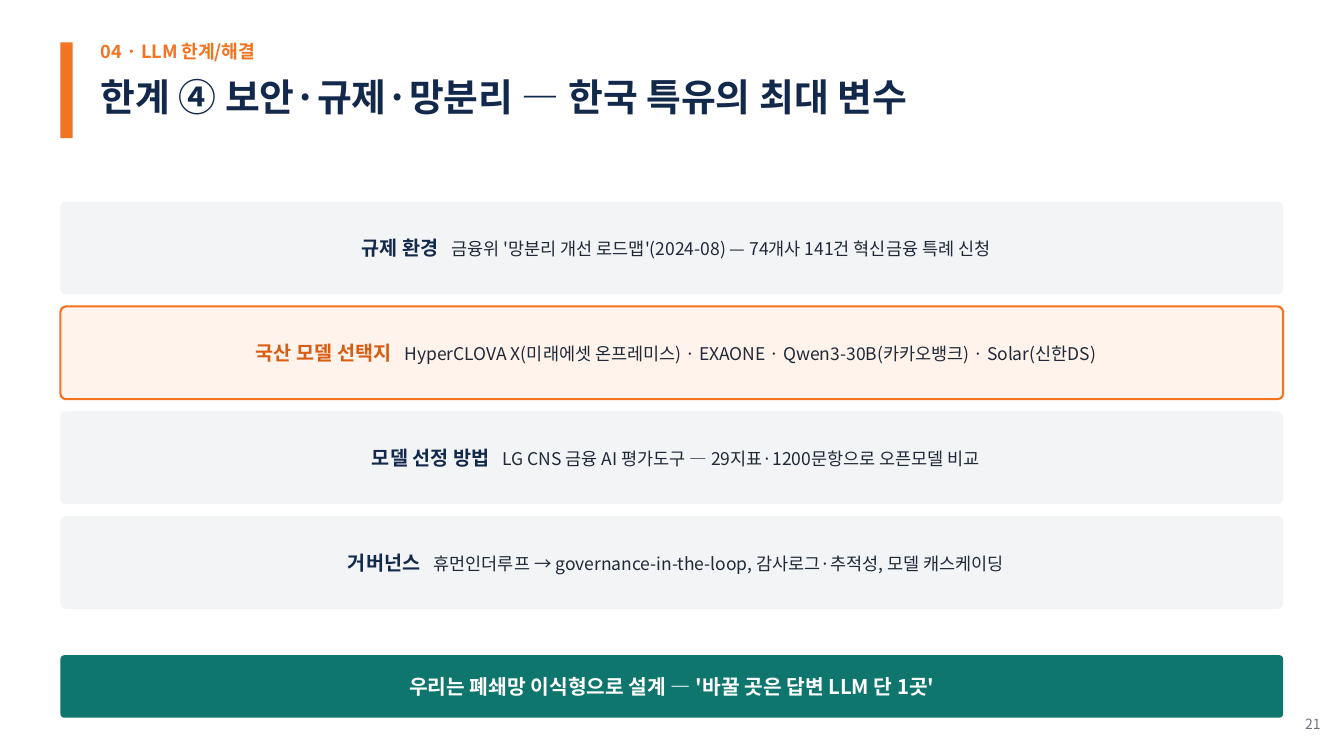
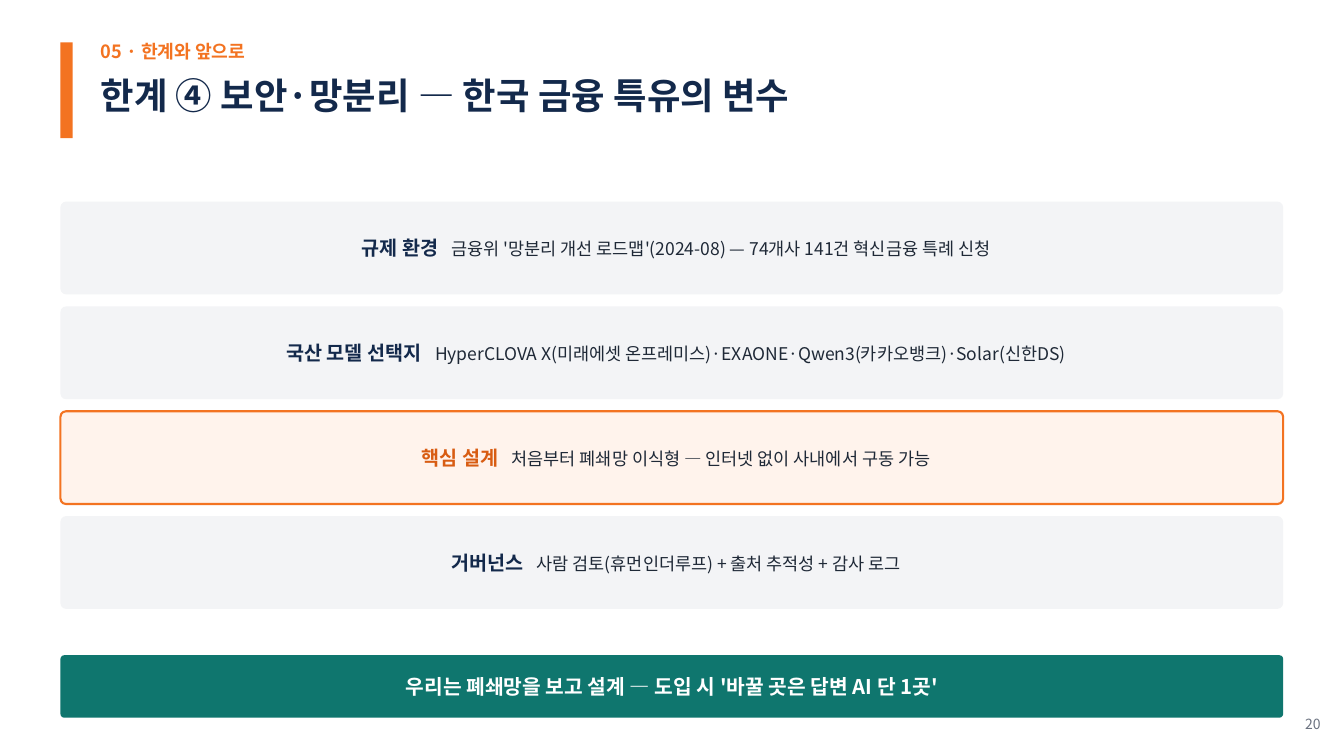
Before and after one commit to woochichichi/2026_HICT_ChatBot, a slide deck: slide 20 of docs/presentation/한화투자증권_AI상담_PoC_30min.pptx (slide 21 before the commit). Drawn at 1344x756 pixels with LibreOffice and Linux fonts; fonts in the diff are those of the drawing. Boxes give left, top, right and bottom in pixels: in the first picture for what was removed or moved away, otherwise in the second. Text is boxed around its words. In the diff, an @@ line names an element or a change of style, - is before the commit and + after.

```diff
--- a/docs/presentation/한화투자증권_AI상담_PoC_30min.pptx
+++ b/docs/presentation/한화투자증권_AI상담_PoC_30min.pptx
@@ text at (x1=101, y1=42, x2=245, y2=60): text changed @@
-04 · LLM 한계/해결
+05 · 한계와 앞으로
@@ text at (x1=101, y1=78, x2=789, y2=113): text changed; size 27 to 26 pt @@
-한계 ④ 보안·규제·망분리 — 한국 특유의 최대 변수
+한계 ④ 보안·망분리 — 한국 금융 특유의 변수
@@ rounded rectangle "국산 모델 선택지 HyperCLOVA X(미래에셋 ..." at (x1=60, y1=307, x2=1284, y2=399): fill #FFF3EC to #F3F4F6; outline #F37321 1.5 pt to none @@
@@ text in rounded rectangle at (x1=286, y1=343, x2=1066, y2=364): text changed @@
-국산 모델 선택지 HyperCLOVA X(미래에셋 온프레미스) · EXAONE · Qwen3-30B(카카오뱅크) · Solar(신한DS)
+국산 모델 선택지 HyperCLOVA X(미래에셋 온프레미스)·EXAONE·Qwen3(카카오뱅크)·Solar(신한DS)
@@ rounded rectangle "핵심 설계 처음부터 폐쇄망 이식형 ..." at (x1=60, y1=411, x2=1284, y2=504): fill #F3F4F6 to #FFF3EC; outline none to #F37321 1.5 pt @@
@@ text in rounded rectangle at (x1=422, y1=448, x2=930, y2=467): text changed @@
-모델 선정 방법 LG CNS 금융 AI 평가도구 — 29지표·1200문항으로 오픈모델 비교
+핵심 설계 처음부터 폐쇄망 이식형 — 인터넷 없이 사내에서 구동 가능
@@ text in rounded rectangle at (x1=451, y1=553, x2=901, y2=574): text changed @@
-거버넌스 휴먼인더루프 → governance-in-the-loop, 감사로그·추적성, 모델 캐스케이딩
+거버넌스 사람 검토(휴먼인더루프) + 출처 추적성 + 감사 로그
@@ text in rounded rectangle at (x1=406, y1=677, x2=938, y2=696): text changed @@
-우리는 폐쇄망 이식형으로 설계 — '바꿀 곳은 답변 LLM 단 1곳'
+우리는 폐쇄망을 보고 설계 — 도입 시 '바꿀 곳은 답변 AI 단 1곳'
@@ text at (x1=1305, y1=718, x2=1321, y2=729): text changed @@
-21
+20
```
Also in this commit, not shown: 19 other slides changed, 8 slides added, 10 slides removed, 10 other files.
